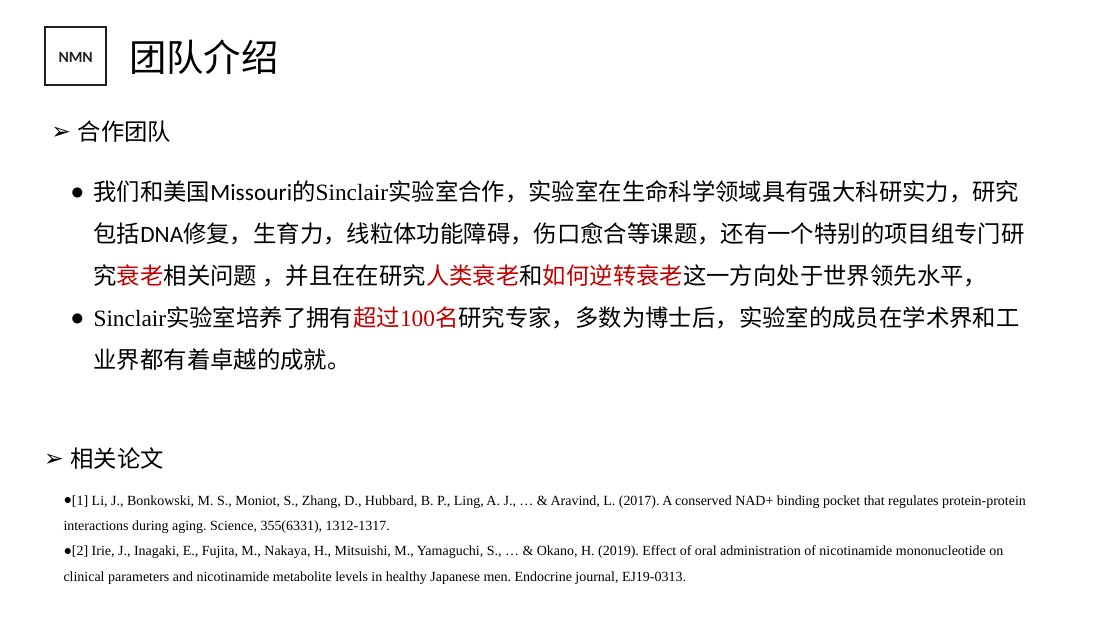
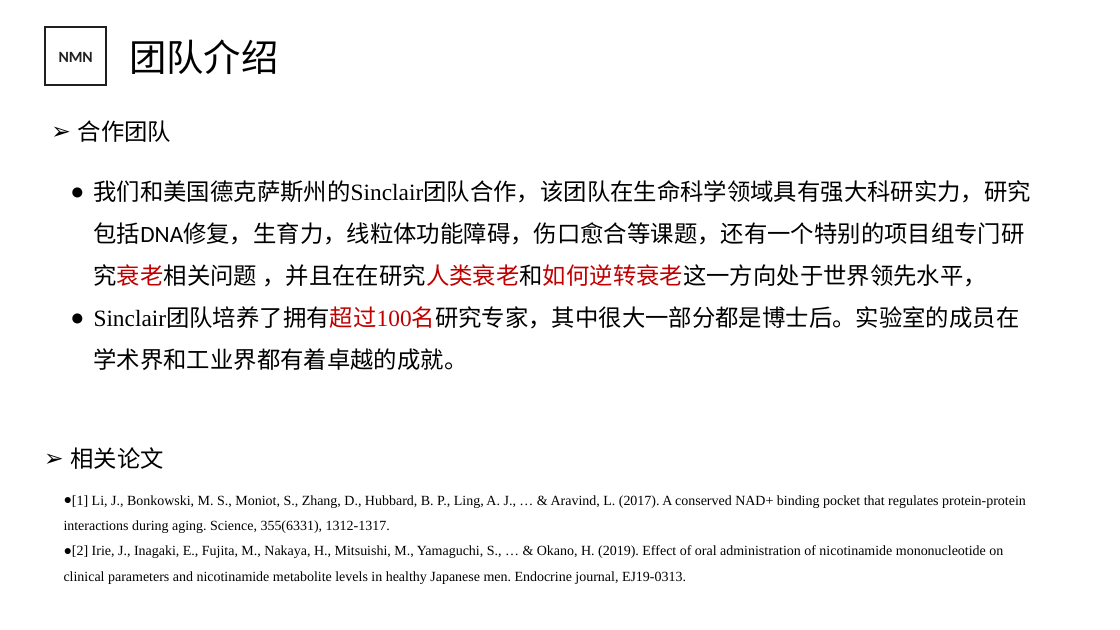
Before and after one commit to JuXue54/blockchain, a slide deck: slide 25 of temp/NMN商业计划书2.pptx. Drawn at 1120x630 pixels with LibreOffice and Linux fonts; fonts in the diff are those of the drawing; background and template pictures are left out. Boxes give left, top, right and bottom in pixels: in the first picture for what was removed or moved away, otherwise in the second. Text is boxed around its words. In the diff, an @@ line names an element or a change of style, - is before the commit and + after.

Commit message:
update files

```diff
--- a/temp/NMN商业计划书2.pptx
+++ b/temp/NMN商业计划书2.pptx
@@ text at [94,180,1032,370]: text changed @@
-● 我们和美国Missouri的Sinclair实验室合作，实验室在生命科学领域具有强大科研实力，研究包括DNA修复，生育力，线粒体功能障碍，伤口愈合等课题，还有一个特别的项目组专门研究衰老相关问题 ，并且在在研究人类衰老和如何逆转衰老这一方向处于世界领先水平，
-● Sinclair实验室培养了拥有超过100名研究专家，多数为博士后，实验室的成员在学术界和工业界都有着卓越的成就。
+● 我们和美国德克萨斯州的Sinclair团队合作，该团队在生命科学领域具有强大科研实力，研究包括DNA修复，生育力，线粒体功能障碍，伤口愈合等课题，还有一个特别的项目组专门研究衰老相关问题 ，并且在在研究人类衰老和如何逆转衰老这一方向处于世界领先水平，
+● Sinclair团队培养了拥有超过100名研究专家，其中很大一部分都是博士后。实验室的成员在学术界和工业界都有着卓越的成就。
```
Also in this commit, not shown: 2 other slides changed.
